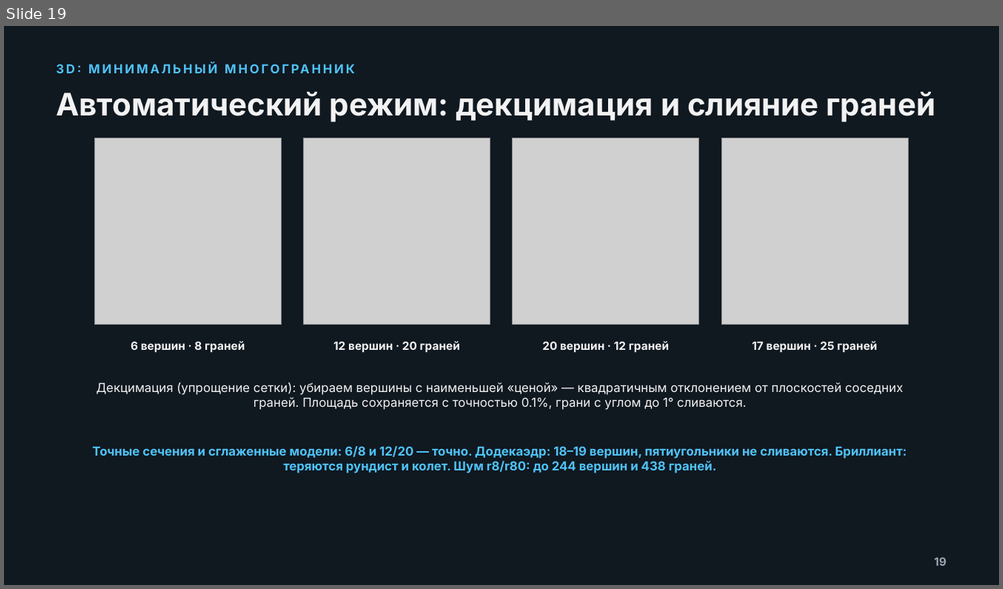
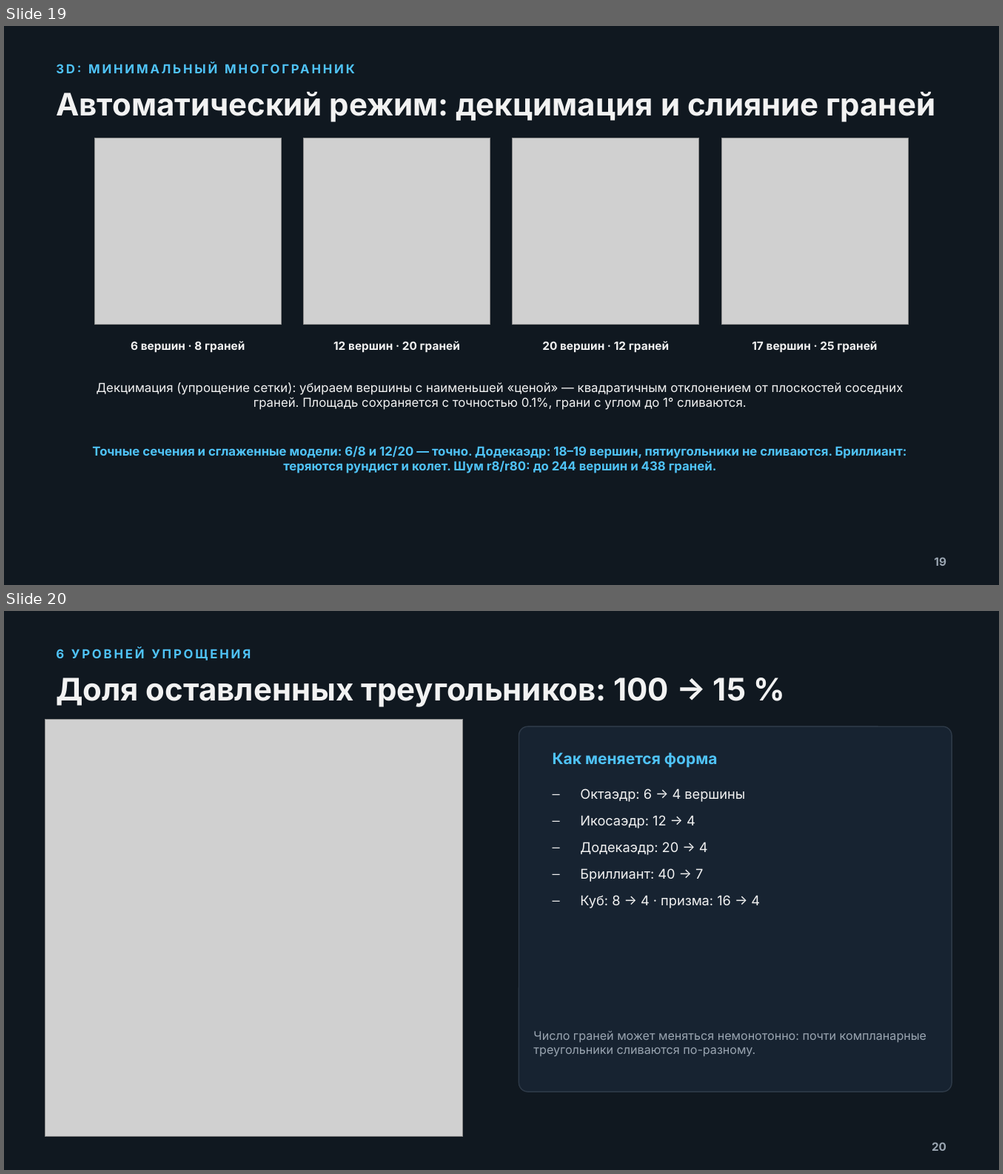
Before and after one commit to AlexQuasarStudio/Ogranka, a slide deck: point-cloud-3d-recovery.pptx. Shown one above the other, each under a label of ours: slide 19 before the commit, slides 19 and 20 after it. The pictures are 1003x589 and 1003x1174 pixels, drawn with LibreOffice and Linux fonts; fonts in the diff are those of the drawing; grey boxes stand for pictures. Boxes give left, top, right and bottom in pixels: in the first picture for what was removed or moved away, otherwise in the second. Text is boxed around its words. In the diff, an @@ line names an element or a change of style, - is before the commit and + after.

Commit message:
6 уровней упрощения, коллажи и исправление дыр/слияния граней

```diff
--- a/point-cloud-3d-recovery.pptx
+++ b/point-cloud-3d-recovery.pptx
@@ slide 20 added at <box>4,611,999,1170</box>, background #101820 @@
@@ text added at <box>56,648,250,661</box>, 12 pt, text #4FC3F7, bold @@
+6 УРОВНЕЙ УПРОЩЕНИЯ
@@ text added at <box>56,678,745,707</box>, 30 pt, text #F2F2F2, bold @@
+Доля оставленных треугольников: 100 → 15 %
@@ picture added at <box>45,719,463,1137</box> @@
@@ rounded rectangle added at <box>519,726,951,1092</box>, fill #172331, outline #2E3A48 1 pt @@
@@ text added at <box>552,752,717,768</box>, 15 pt, text #4FC3F7, bold @@
+Как меняется форма
@@ text added at <box>580,789,760,908</box>, 13 pt, text #F2F2F2 @@
+– Октаэдр: 6 → 4 вершины
+– Икосаэдр: 12 → 4
+– Додекаэдр: 20 → 4
+– Бриллиант: 40 → 7
+– Куб: 8 → 4 · призма: 16 → 4
@@ text added at <box>533,1031,926,1056</box>, 11.5 pt, text #9AA5B1 @@
+Число граней может меняться немонотонно: почти компланарные треугольники сливаются по-разному.
@@ text added at <box>931,1142,946,1151</box>, 11 pt, text #9AA5B1, bold @@
+20
```
Also in this commit, not shown: 4 slides changed, 17 other files.
